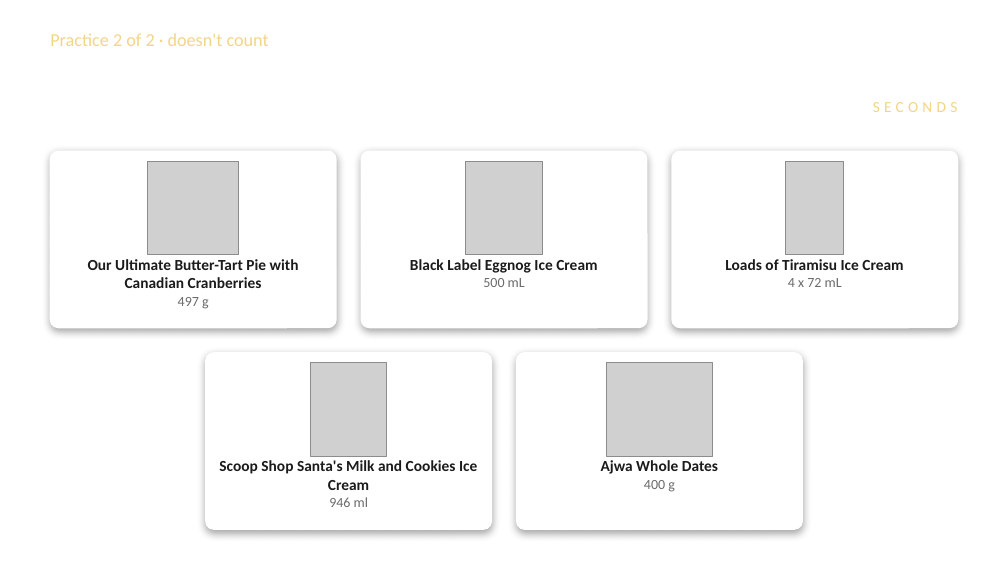
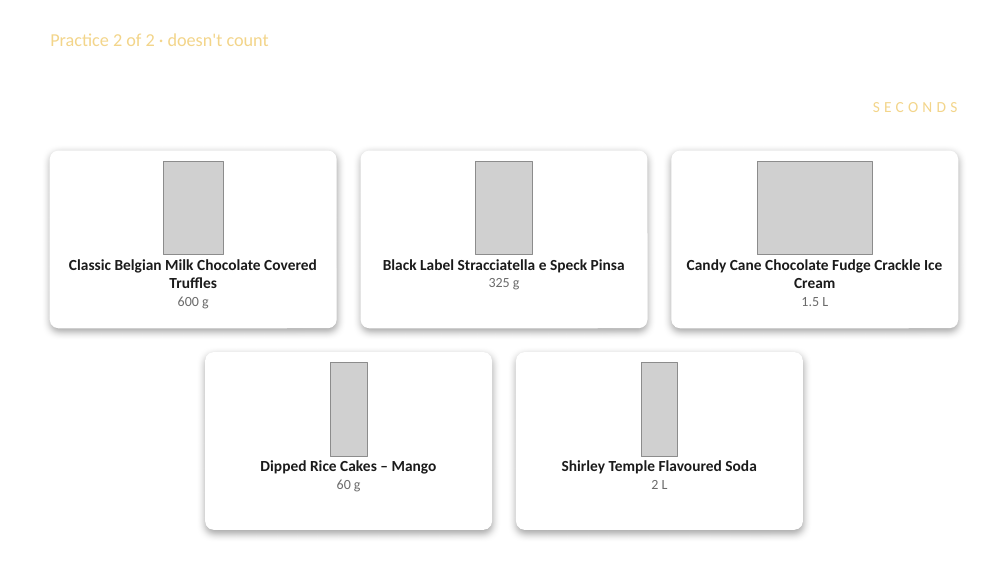
Before and after one commit to austery/price-guess-game, a slide deck: slide 5 of docs/Guess-the-Price-Backup-Slides.pptx. Drawn at 1008x567 pixels with LibreOffice and Linux fonts; fonts in the diff are those of the drawing; grey boxes stand for pictures; background and template pictures are left out. Boxes give left, top, right and bottom in pixels: in the first picture for what was removed or moved away, otherwise in the second. Text is boxed around its words. In the diff, an @@ line names an element or a change of style, - is before the commit and + after.

```diff
--- a/docs/Guess-the-Price-Backup-Slides.pptx
+++ b/docs/Guess-the-Price-Backup-Slides.pptx
@@ picture: place and size @@
-picture at (147,161,239,255)
+picture at (163,161,224,255)
@@ picture: place and size @@
-picture at (466,161,542,255)
+picture at (476,161,532,255)
@@ picture: place and size @@
-picture at (786,161,844,255)
+picture at (757,161,872,255)
@@ text at (69,259,317,309): text changed @@
-Our Ultimate Butter-Tart Pie with Canadian Cranberries
-497 g
+Classic Belgian Milk Chocolate Covered Truffles
+600 g
@@ text at (383,259,625,290): text changed @@
-Black Label Eggnog Ice Cream
-500 mL
+Black Label Stracciatella e Speck Pinsa
+325 g
@@ text at (687,259,942,306): text changed @@
-Loads of Tiramisu Ice Cream
-4 x 72 mL
+Candy Cane Chocolate Fudge Crackle Ice Cream
+1.5 L
@@ picture: place and size @@
-picture at (310,363,386,457)
+picture at (330,363,367,457)
@@ picture: place and size @@
-picture at (607,363,713,457)
+picture at (641,363,677,457)
@@ text at (260,460,437,492): text changed @@
-Scoop Shop Santa's Milk and Cookies Ice Cream
-946 ml
+Dipped Rice Cakes – Mango
+60 g
@@ text at (562,460,756,489): text changed @@
-Ajwa Whole Dates
-400 g
+Shirley Temple Flavoured Soda
+2 L
```
Also in this commit, not shown: 11 other slides changed, 8 slides added, 8 slides removed.
